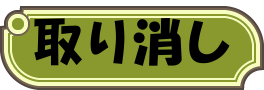
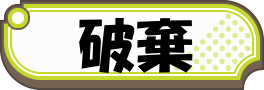
Layered file, before and after one edit (264×90). Changes by layer:
added layer "破棄" above "納品" over [79,17,193,74]
hid "取り消し" over [34,18,230,66]
hid "001_03_click.png" over [0,6,264,86]
showed "001_03.png" over [0,0,264,86]
